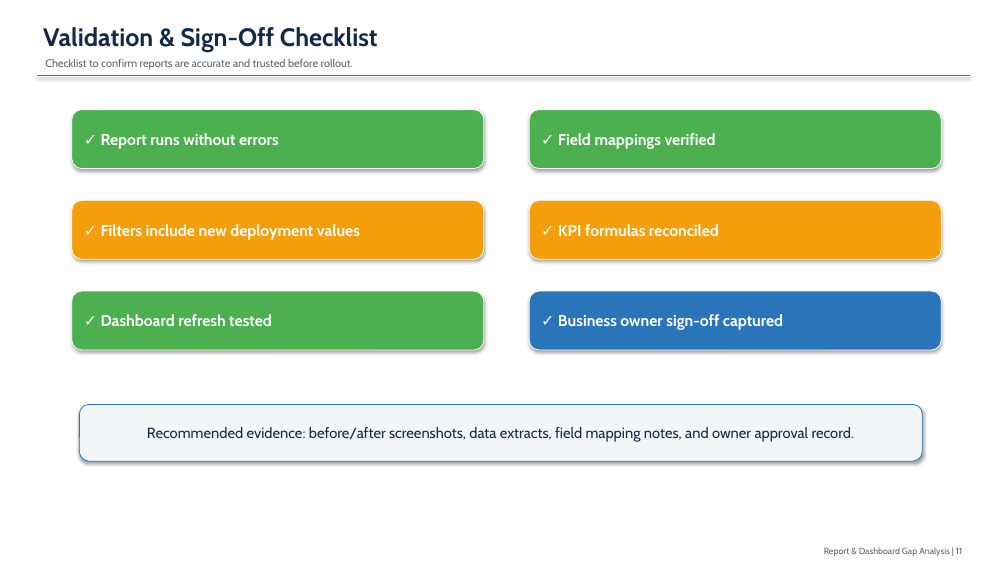
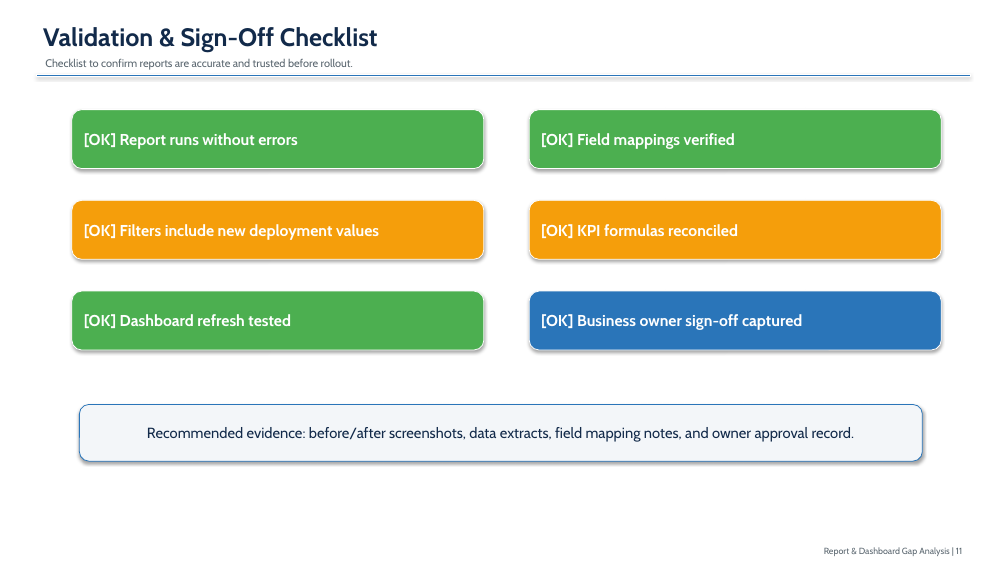
Before and after one commit to Bharathkte247/SQL-Imp, a slide deck: slide 11 of Report_Gap_Analysis_Presentation.pptx. Drawn at 1008x567 pixels with LibreOffice and Linux fonts; fonts in the diff are those of the drawing. Boxes give left, top, right and bottom in pixels: in the first picture for what was removed or moved away, otherwise in the second. Text is boxed around its words. In the diff, an @@ line names an element or a change of style, - is before the commit and + after.

```diff
--- a/Report_Gap_Analysis_Presentation.pptx
+++ b/Report_Gap_Analysis_Presentation.pptx
@@ text in rounded rectangle at (x1=84, y1=133, x2=298, y2=149): text changed @@
-✓ Report runs without errors
+[OK] Report runs without errors
@@ text in rounded rectangle at (x1=541, y1=133, x2=735, y2=149): text changed @@
-✓ Field mappings verified
+[OK] Field mappings verified
@@ text in rounded rectangle at (x1=84, y1=224, x2=379, y2=240): text changed @@
-✓ Filters include new deployment values
+[OK] Filters include new deployment values
@@ text in rounded rectangle at (x1=541, y1=224, x2=738, y2=238): text changed @@
-✓ KPI formulas reconciled
+[OK] KPI formulas reconciled
@@ text in rounded rectangle at (x1=84, y1=314, x2=291, y2=328): text changed @@
-✓ Dashboard refresh tested
+[OK] Dashboard refresh tested
@@ text in rounded rectangle at (x1=541, y1=314, x2=802, y2=330): text changed @@
-✓ Business owner sign-off captured
+[OK] Business owner sign-off captured
```
Also in this commit, not shown: 1 other slide changed, 1 other file.
